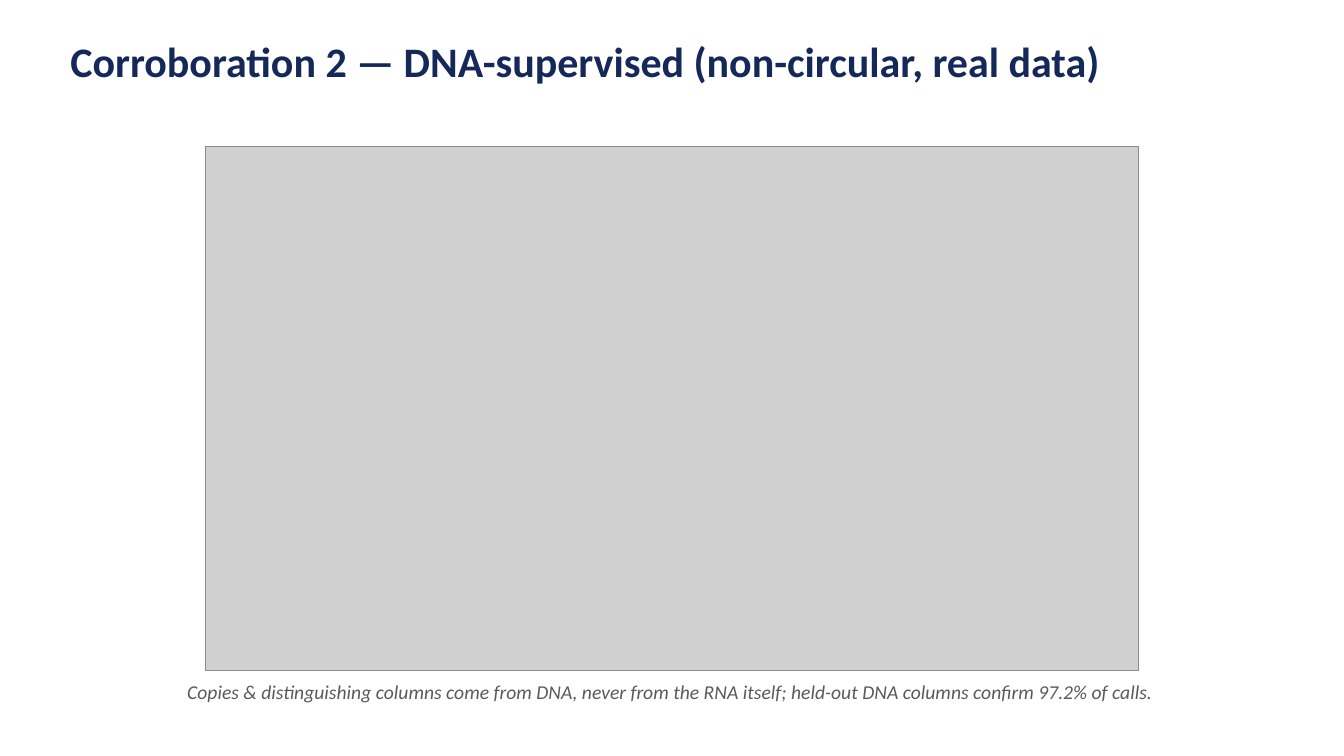
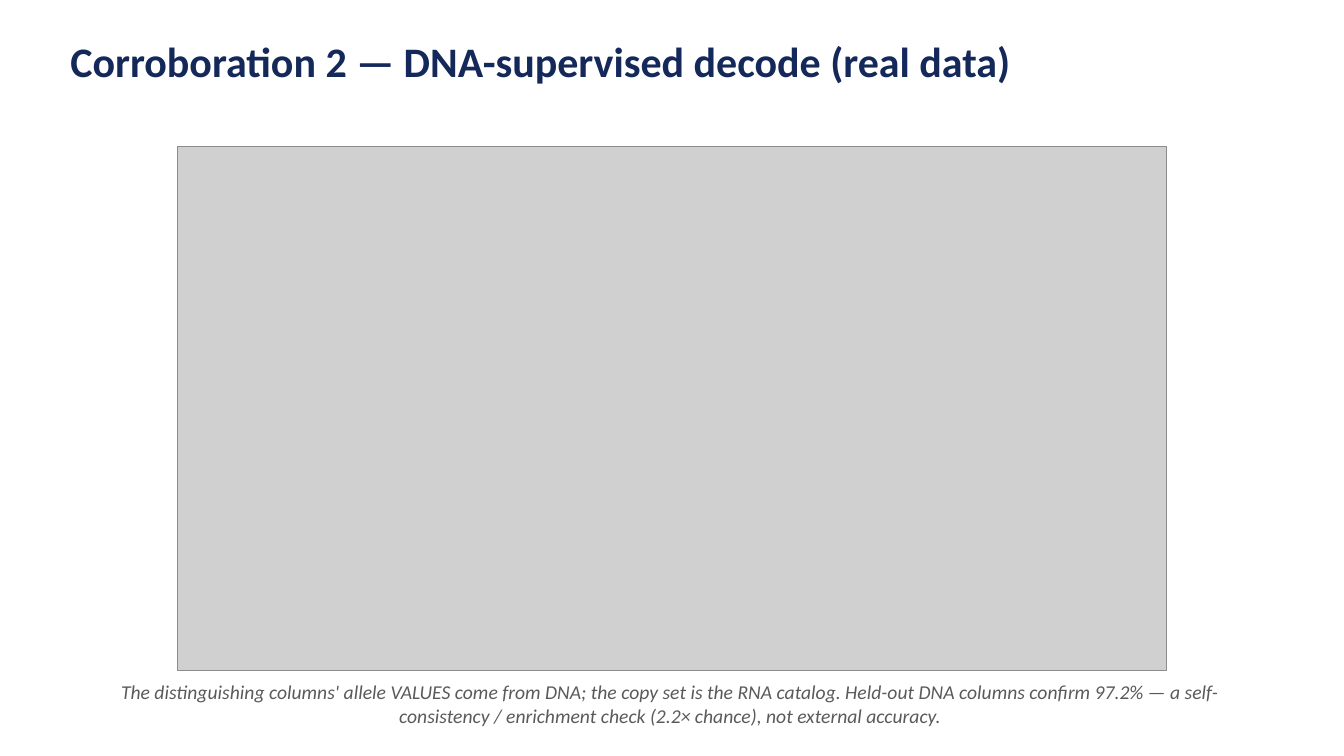
Before and after one commit to juanfraitu1/Rustle, a slide deck: slide 9 of bench/slides/multicopy_families.pptx. Drawn at 1344x756 pixels with LibreOffice and Linux fonts; fonts in the diff are those of the drawing; grey boxes stand for pictures. Boxes give left, top, right and bottom in pixels: in the first picture for what was removed or moved away, otherwise in the second. Text is boxed around its words. In the diff, an @@ line names an element or a change of style, - is before the commit and + after.

```diff
--- a/bench/slides/multicopy_families.pptx
+++ b/bench/slides/multicopy_families.pptx
@@ text at [70, 46, 1010, 84]: text changed @@
-Corroboration 2 — DNA-supervised (non-circular, real data)
+Corroboration 2 — DNA-supervised decode (real data)
@@ picture: place and size @@
-picture at [206, 146, 1139, 670]
+picture at [177, 146, 1168, 670]
@@ text at [121, 685, 1218, 726]: text changed @@
-Copies & distinguishing columns come from DNA, never from the RNA itself; held-out DNA columns confirm 97.2% of calls.
+The distinguishing columns' allele VALUES come from DNA; the copy set is the RNA catalog. Held-out DNA columns confirm 97.2% — a self-consistency / enrichment check (2.2× chance), not external accuracy.
```
Also in this commit, not shown: 7 other slides changed, 1 slide added, 4 other files.
